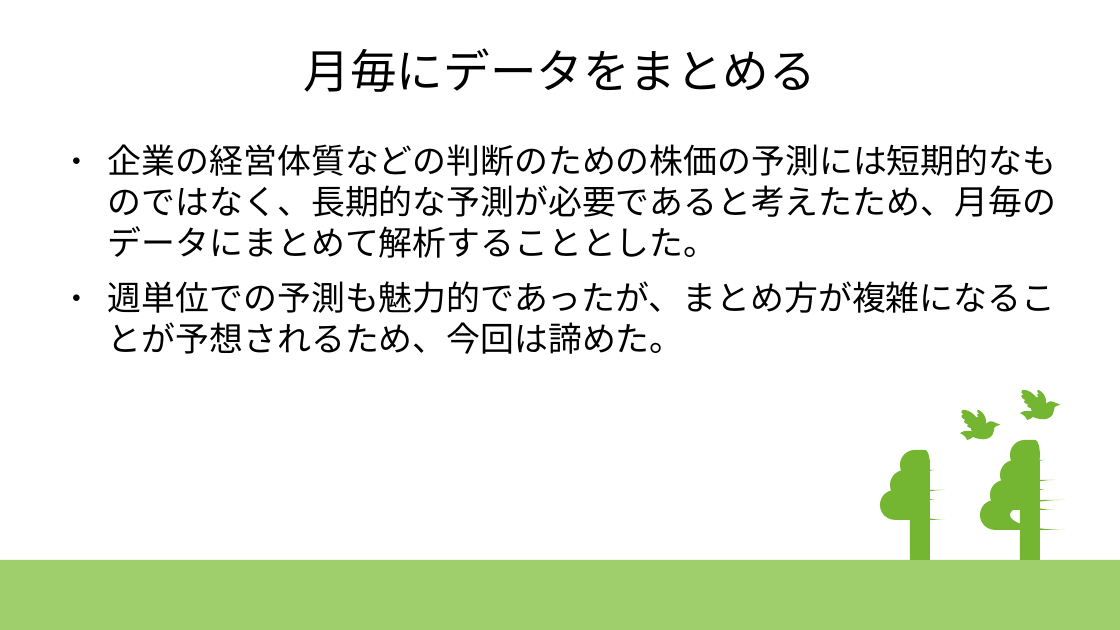
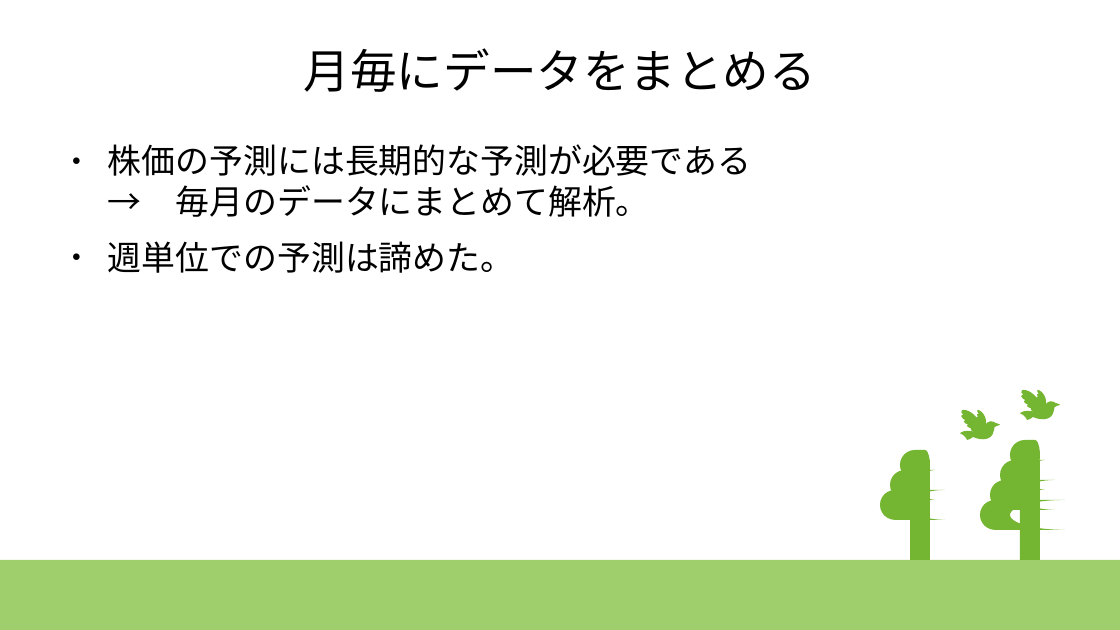
Before and after one commit to kawagashira/deepcraft, a slide deck: slide 3 of time_series/time_series.pptx. Drawn at 1120x630 pixels with LibreOffice and Linux fonts; fonts in the diff are those of the drawing. Boxes give left, top, right and bottom in pixels: in the first picture for what was removed or moved away, otherwise in the second. Text is boxed around its words. In the diff, an @@ line names an element or a change of style, - is before the commit and + after.

```diff
--- a/time_series/time_series.pptx
+++ b/time_series/time_series.pptx
@@ text at [108, 144, 751, 273]: text changed @@
-● 企業の経営体質などの判断のための株価の予測には短期的なものではなく、長期的な予測が必要であると考えたため、月毎のデータにまとめて解析することとした。
-● 週単位での予測も魅力的であったが、まとめ方が複雑になることが予想されるため、今回は諦めた。
+● 株価の予測には長期的な予測が必要である
+  → 毎月のデータにまとめて解析。
+● 週単位での予測は諦めた。
```
Also in this commit, not shown: 3 other slides changed, 1 slide added, 1 slide removed, 1 other file.
